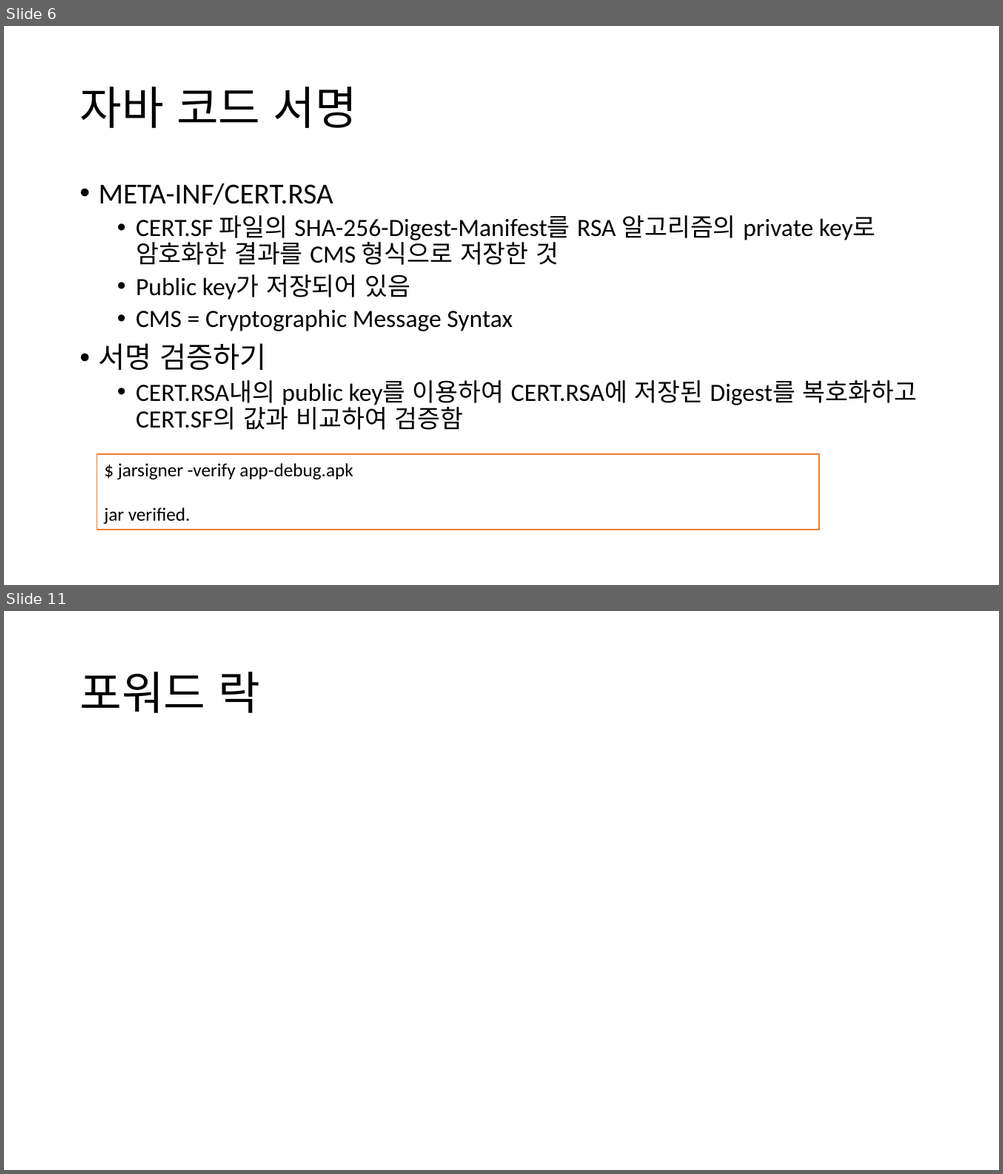
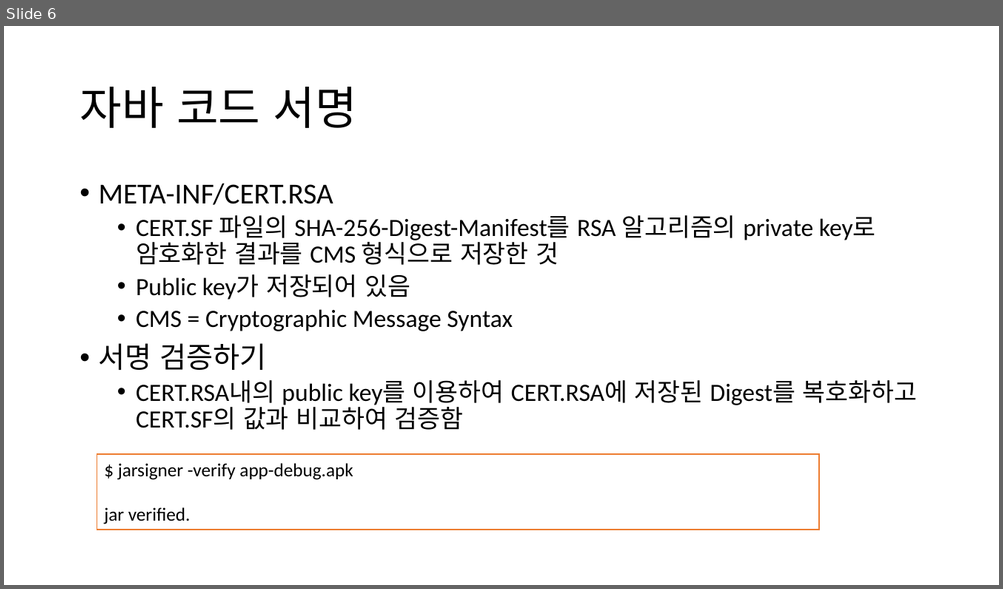
Before and after one commit to jyheo/jyheo.github.io, a slide deck: androidsec/안드로이드 코드 서명.pptx. Shown one above the other, each under a label of ours: slides 6 and 11 before the commit, slide 6 after it; the slides between them are not shown. The pictures are 1003x1174 and 1003x589 pixels, drawn with LibreOffice and Linux fonts; fonts in the diff are those of the drawing. Boxes give left, top, right and bottom in pixels: in the first picture for what was removed or moved away, otherwise in the second. Text is boxed around its words. In the diff, an @@ line names an element or a change of style, - is before the commit and + after.

```diff
--- a/androidsec/안드로이드 코드 서명.pptx
+++ b/androidsec/안드로이드 코드 서명.pptx
@@ slide 11 removed at bbox=[4, 611, 999, 1170], background #FFFFFF @@
@@ title removed at bbox=[79, 672, 261, 713] @@
-포워드 락
```
Also in this commit, not shown: 3 slides changed, 2 other slides removed, 6 other files.
